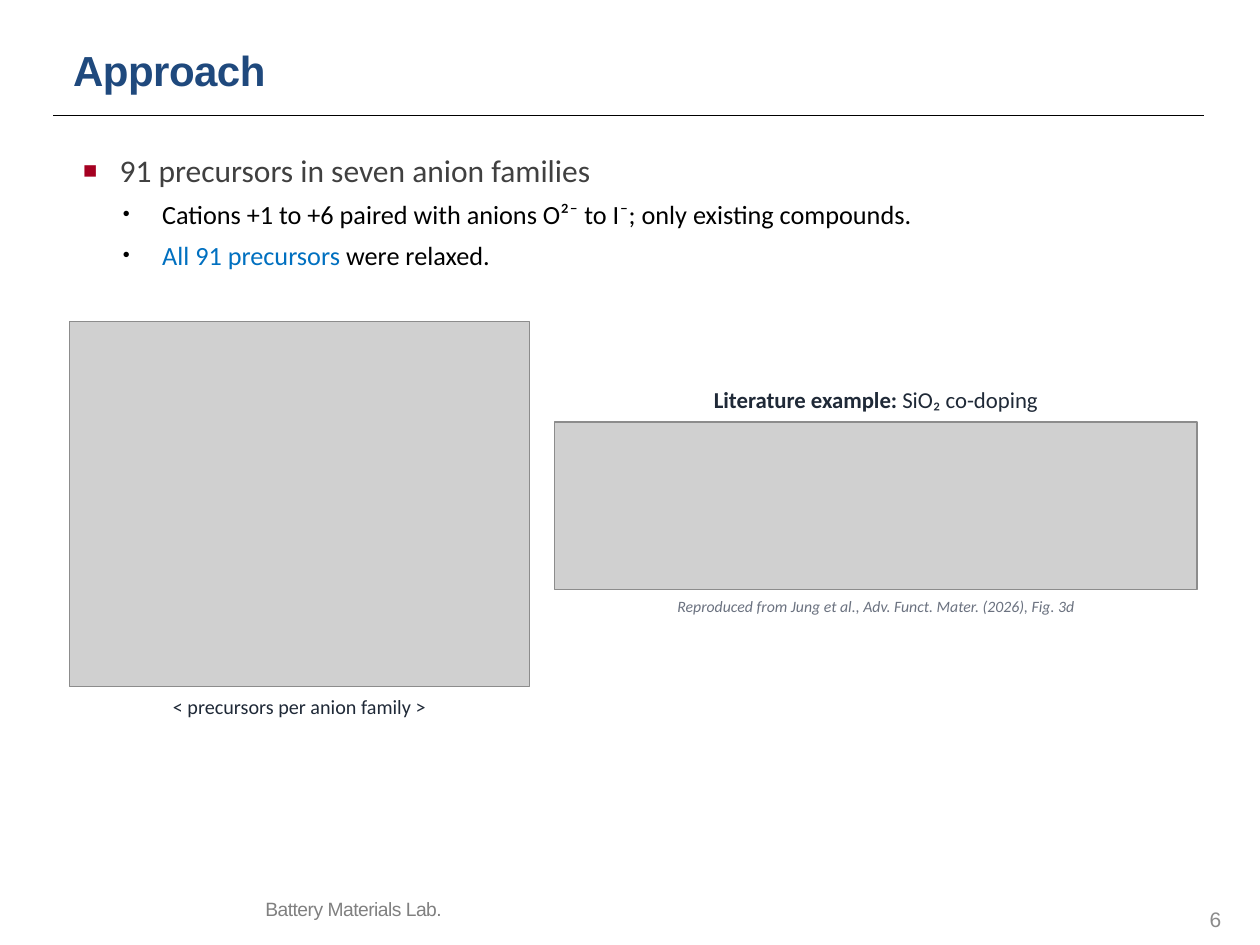
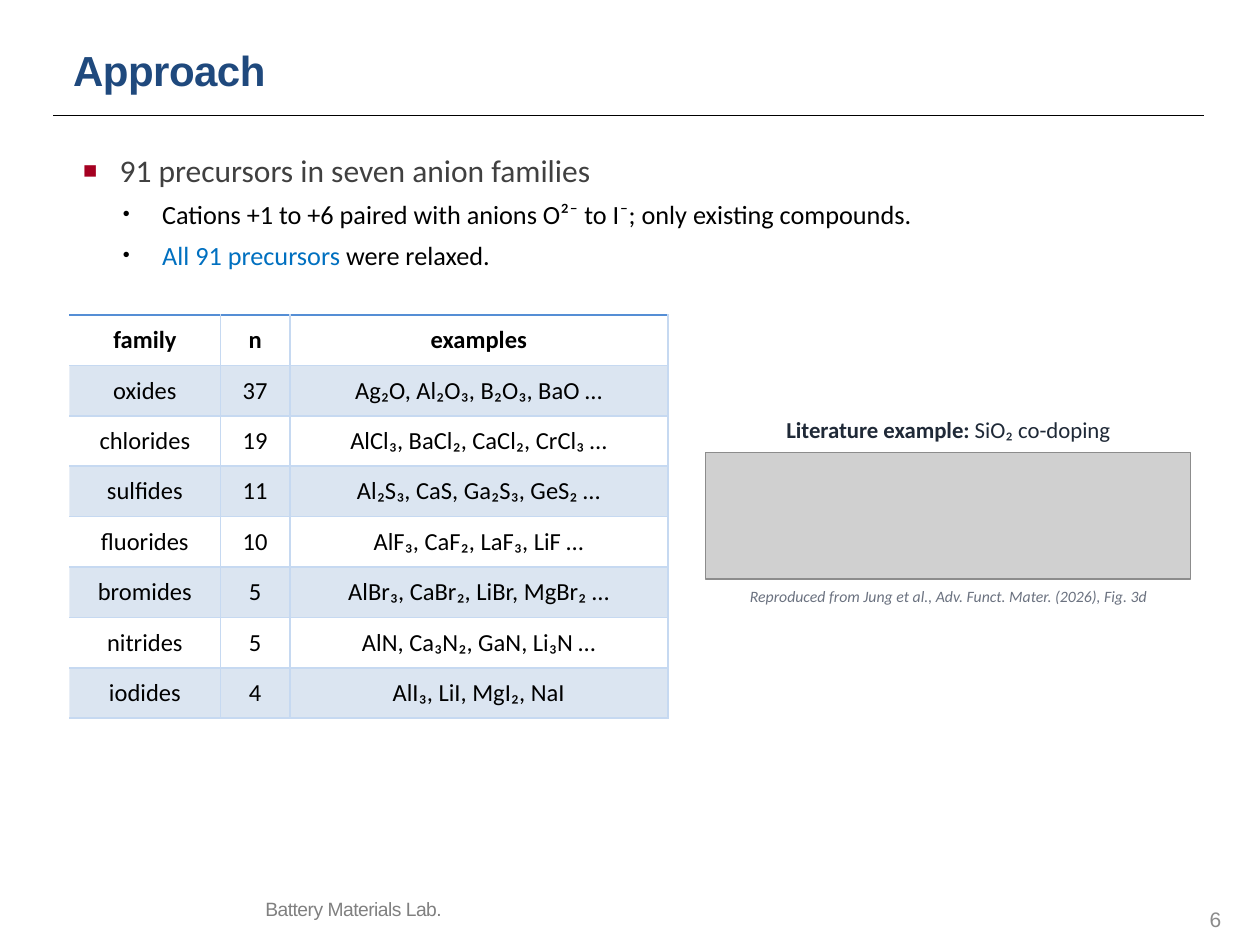
Before and after one commit to yonghoon7153-source/Yonghoon-DEM-DFT, a slide deck: slide 6 of kb/seminars/Research_Seminar_2026_10_13_cascade_progress_lean.pptx. Drawn at 1260x945 pixels with LibreOffice and Linux fonts; fonts in the diff are those of the drawing; grey boxes stand for pictures; background and template pictures are left out. Boxes give left, top, right and bottom in pixels: in the first picture for what was removed or moved away, otherwise in the second. Text is boxed around its words. In the diff, an @@ line names an element or a change of style, - is before the commit and + after.

```diff
--- a/kb/seminars/Research_Seminar_2026_10_13_cascade_progress_lean.pptx
+++ b/kb/seminars/Research_Seminar_2026_10_13_cascade_progress_lean.pptx
@@ picture removed at (x1=69, y1=321, x2=529, y2=687) @@
@@ table added at (x1=69, y1=315, x2=668, y2=718), 8 rows, 3 columns @@
+family | n | examples
+oxides | 37 | Ag₂O, Al₂O₃, B₂O₃, BaO …
+chlorides | 19 | AlCl₃, BaCl₂, CaCl₂, CrCl₃ …
+sulfides | 11 | Al₂S₃, CaS, Ga₂S₃, GeS₂ …
+fluorides | 10 | AlF₃, CaF₂, LaF₃, LiF …
+bromides | 5 | AlBr₃, CaBr₂, LiBr, MgBr₂ …
+nitrides | 5 | AlN, Ca₃N₂, GaN, Li₃N …
+iodides | 4 | AlI₃, LiI, MgI₂, NaI
@@ text "Literature example: SiO₂ co-doping" moved from (x1=714, y1=392, x2=1038, y2=412) to (x1=786, y1=422, x2=1110, y2=442) @@
@@ picture resized from (x1=554, y1=422, x2=1197, y2=590) to (x1=706, y1=452, x2=1191, y2=578) @@
@@ text "Reproduced from Jung et al., ..." moved from (x1=677, y1=600, x2=1074, y2=615) to (x1=750, y1=591, x2=1147, y2=605) @@
@@ text removed at (x1=187, y1=700, x2=411, y2=718) @@
-< precursors per anion family >
```
Also in this commit, not shown: 6 other files.
